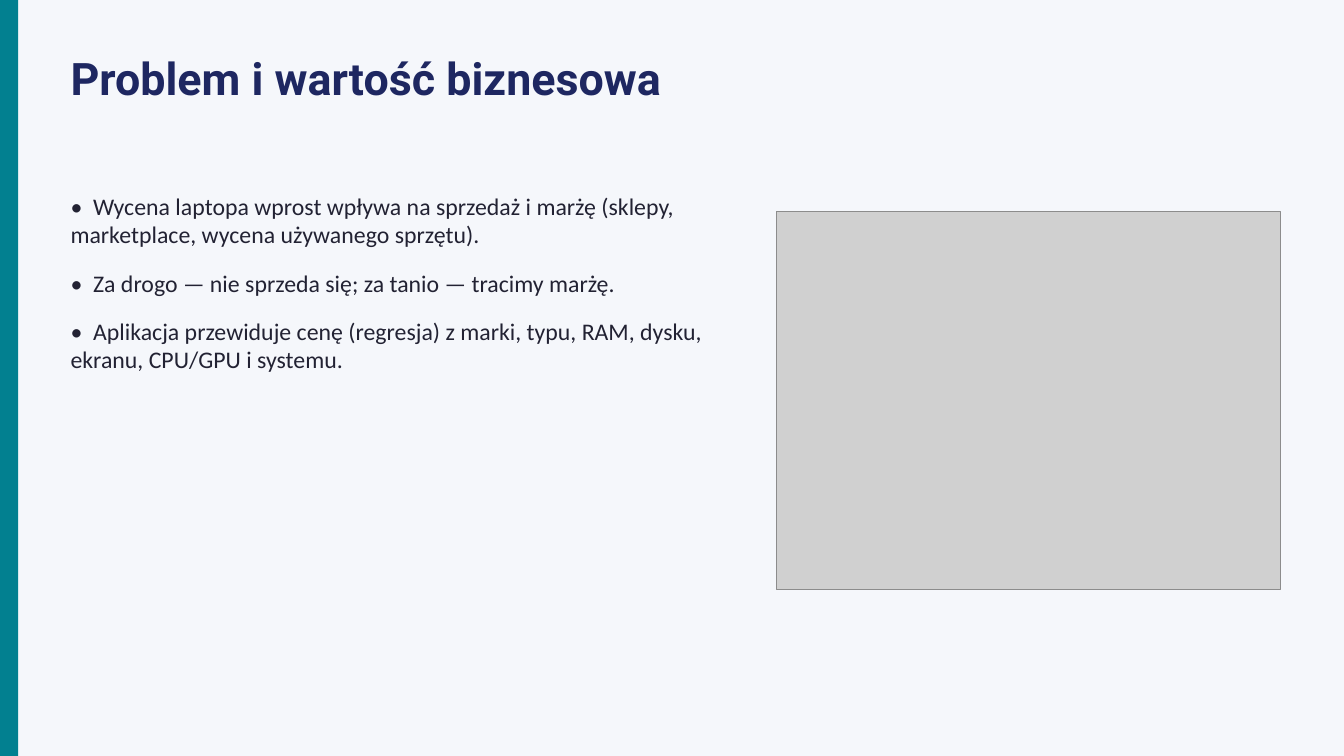
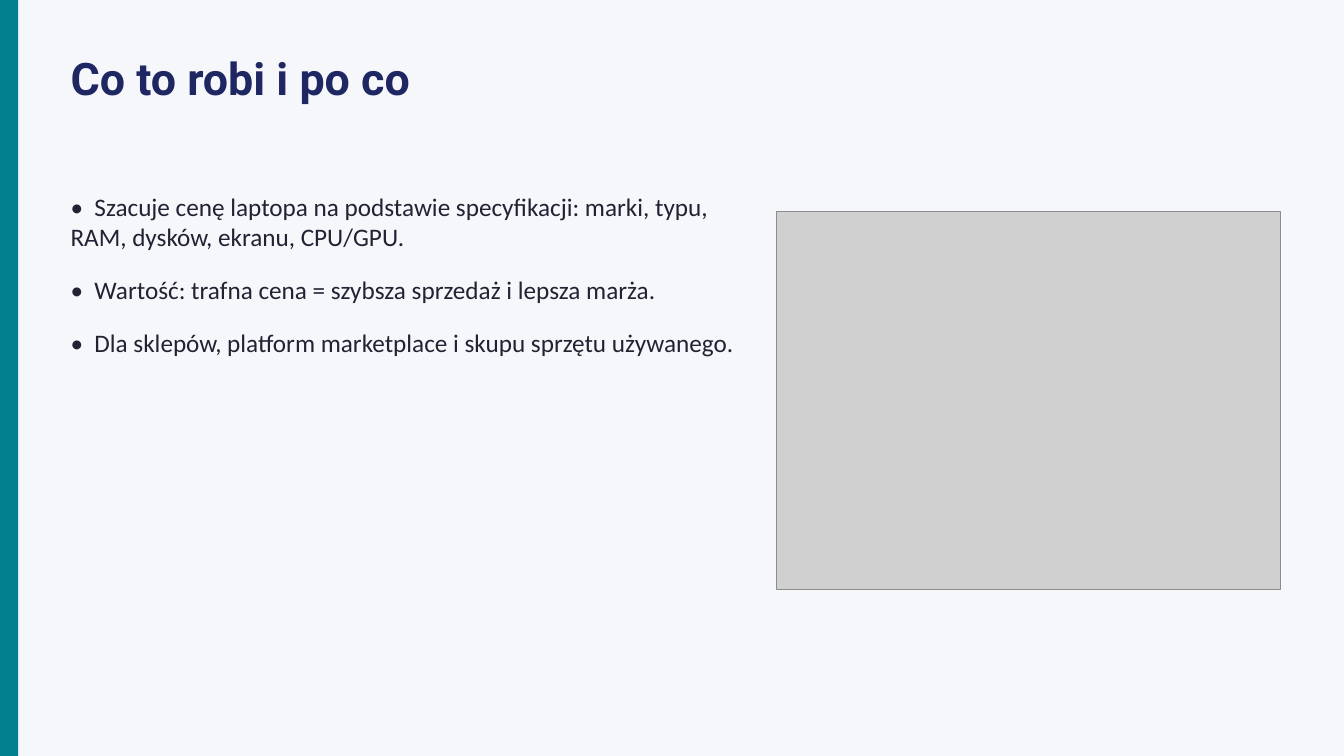
Before and after one commit to nimzoi/SUML-project, a slide deck: slide 2 of slides.pptx. Drawn at 1344x756 pixels with LibreOffice and Linux fonts; fonts in the diff are those of the drawing; grey boxes stand for pictures. Boxes give left, top, right and bottom in pixels: in the first picture for what was removed or moved away, otherwise in the second. Text is boxed around its words. In the diff, an @@ line names an element or a change of style, - is before the commit and + after.

```diff
--- a/slides.pptx
+++ b/slides.pptx
@@ text at [71,61,410,104]: text changed @@
-Problem i wartość biznesowa
+Co to robi i po co
@@ text at [71,198,733,357]: text changed; size 17 to 18 pt @@
-• Wycena laptopa wprost wpływa na sprzedaż i marżę (sklepy, marketplace, wycena używanego sprzętu).
-• Za drogo — nie sprzeda się; za tanio — tracimy marżę.
-• Aplikacja przewiduje cenę (regresja) z marki, typu, RAM, dysku, ekranu, CPU/GPU i systemu.
+• Szacuje cenę laptopa na podstawie specyfikacji: marki, typu, RAM, dysków, ekranu, CPU/GPU.
+• Wartość: trafna cena = szybsza sprzedaż i lepsza marża.
+• Dla sklepów, platform marketplace i skupu sprzętu używanego.
```
Also in this commit, not shown: 2 other slides changed, 7 slides added, 7 slides removed, 2 other files.
